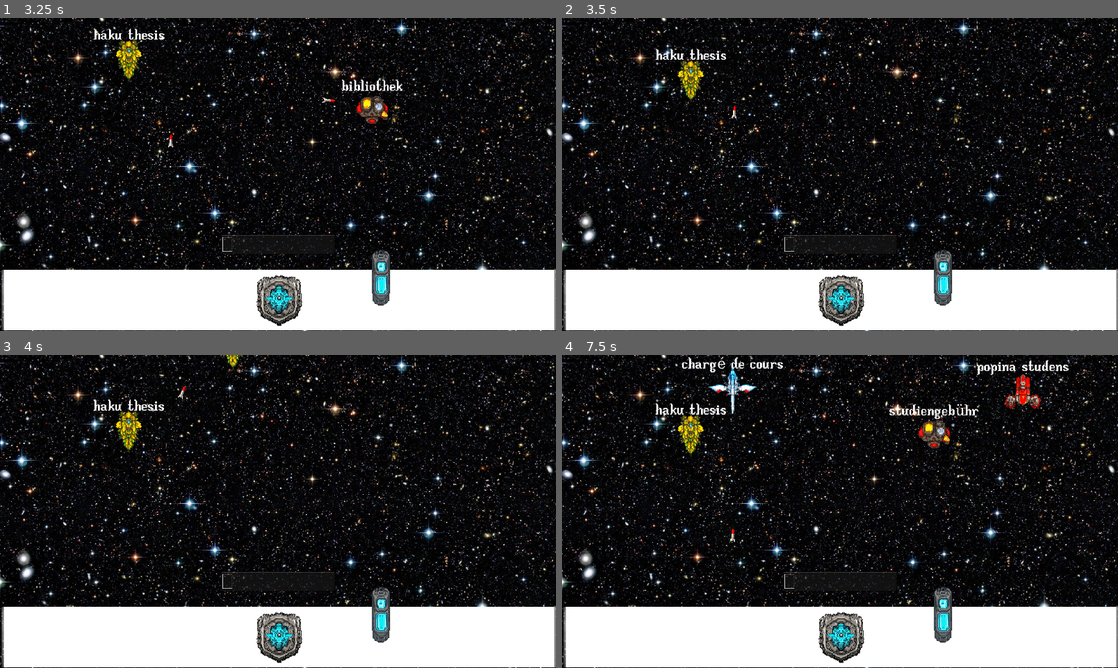
Above: before the commit, frames 1-4 (two rows, left to right).
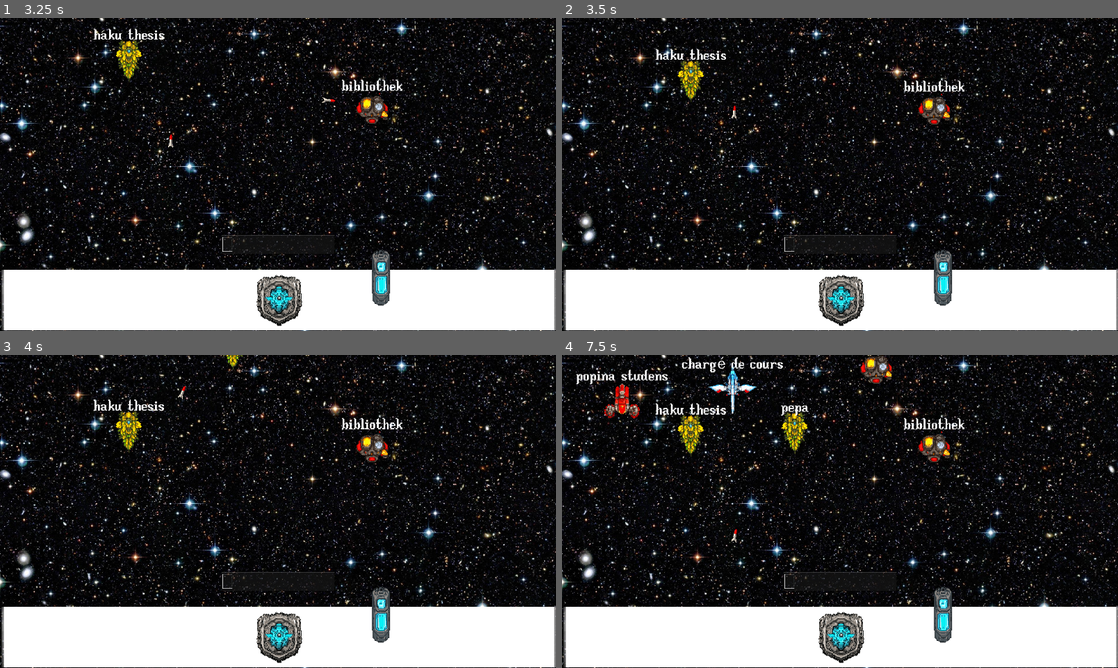
Above: after the commit, the same moments.

Repository: HephaistosForge/LinguaCaelestia
Game: Godot game, scene res://levels/main.tscn
Same seed, same stepped clock (60 frames per second), same inputs: the game is played once before the commit and once after it.
Inputs (mouse positions are in pixels of both pictures, inside the frame that each line leads up to):
- Up to frame 1 (3.25 s): click (278, 243) at 0.52 s; type "bibliothek" at 0.6 s; type "pepa" at 2 s
- Up to frame 2 (3.5 s): no input
- Up to frame 3 (4 s): no input
- Up to frame 4 (7.5 s): type "certificat" at 6.5 s

Frame 1 is identical in both runs. In frame 2, 0.5% of the frame differs, in the area x 61-73%, y 20-35%; in frame 3, 0.5%; in frame 4, 3.0%, in the area x 2-92%, y 0-74%.

Commit message:
Add signal to typed label

Diff:
--- a/controller/game_controller.gd
+++ b/controller/game_controller.gd
@@ -42,6 +42,7 @@
 	cruiser.position = target_pos * Vector2(0, 500)
 	cruiser.target_position = target_pos
 	add_child(cruiser)
+	cruiser.connect("enemy_typed_label", _player_launch_rocket_at)
 
 func _on_ship_destroyed(index):
 	target_occupants[index] = null
@@ -65,7 +66,4 @@
 	for typed_label in get_tree().get_nodes_in_group("typed_label"):
 		if typed_label.type_text(text):
 			$TextEdit.text = ""
-			# TODO: for now destroy immediately
-			#typed_label.get_parent().destroy()
-			_player_launch_rocket_at(typed_label.get_parent())
 			break
--- a/entities/enemies/french/french.gd
+++ b/entities/enemies/french/french.gd
@@ -3,6 +3,6 @@
 
 
 func _on_timer_timeout():
-	for i in range(5):
-		launch_rockets(0.5, 300)
-		await get_tree().create_timer(0.3).timeout
+	for i in range(3):
+		launch_rockets(0.5, 0, 50, 200, 30)
+		await get_tree().create_timer(0.1).timeout
--- a/entities/enemies/ship.gd
+++ b/entities/enemies/ship.gd
@@ -13,9 +13,12 @@
 var rocket_scene = preload("res://entities/projectile/rocket/rocket.tscn")
 var projectile_targets: Array
 
+signal enemy_typed_label(Area2D)
+
 func _ready():
 	hp = max_hp
 	projectile_targets = get_tree().get_first_node_in_group("mothership").get_projectile_targets()
+	$TypedLabel.connect("correctly_typed", _on_typed_label)
 	#$TypedLabel.connect("typed_label", destroy)
 
 func reduce_hp(by):
@@ -23,7 +26,7 @@
 	if hp <= 0:
 		destroy()
 
-func launch_rockets(size, max_speed):
+func launch_rockets(size, speed, accel, max_speed, damage):
 	var target = projectile_targets[randi() % len(projectile_targets)]
 	for child in get_children():
 		if child.is_in_group("enemy_rocket_launch_position"):
@@ -35,6 +38,10 @@
 			rocket.seek = target
 			add_sibling(rocket)
 
+func _on_typed_label(ignore):
+	print_debug("enemy_typed_label")
+	emit_signal("enemy_typed_label", self)
+
 func destroy():
 	emit_signal("destroyed", index)
 	queue_free()
--- a/entities/enemies/typed_label.gd
+++ b/entities/enemies/typed_label.gd
@@ -1,6 +1,6 @@
 extends Node2D
 
-#signal correctly_typed
+signal correctly_typed(Node2D)
 
 @export var color: Color = Color.RED
 
@@ -18,6 +18,7 @@
 		$Typed.visible_characters = len(typed)
 	else:
 		$Typed.visible_characters = 0
-	#if $Label.text == typed:
-	#	emit_signal("correctly_typed")
+	if $Label.text == typed:
+		print_debug("hello")
+		emit_signal("correctly_typed", self)
 	return $Label.text == typed
--- a/entities/projectile/rocket/rocket.gd
+++ b/entities/projectile/rocket/rocket.gd
@@ -4,6 +4,7 @@
 @export var rotation_speed = 3
 @export var max_speed = 400
 @export var accel = 200
+@export var damage = 100
 
 var explosion_scene = preload("res://vfx/explosion/explosion.tscn")
 
@@ -13,7 +14,7 @@
 
 func set_as_enemy_rocket():
 	direction = Vector2(0, 1)
-	rotation = 180
+	rotate(PI)
 	collision_mask = 1
 
 func _physics_process(delta):
@@ -24,10 +25,16 @@
 	rotate(direction.angle_to(new_direction))
 	direction = new_direction
 
+func is_same_or_parent_of(parent, child) -> bool:
+	if parent == null:
+		return false
+	if parent == child:
+		return true
+	return is_same_or_parent_of(parent, child.get_parent())
 
 func _on_area_entered(area):
-	if area == seek:
-		area.reduce_hp(100)
+	if is_same_or_parent_of(area, seek):
+		# area.reduce_hp(damage) # TODO mothership
 		var explosion = explosion_scene.instantiate()
 		explosion.position = position
 		add_sibling(explosion)
